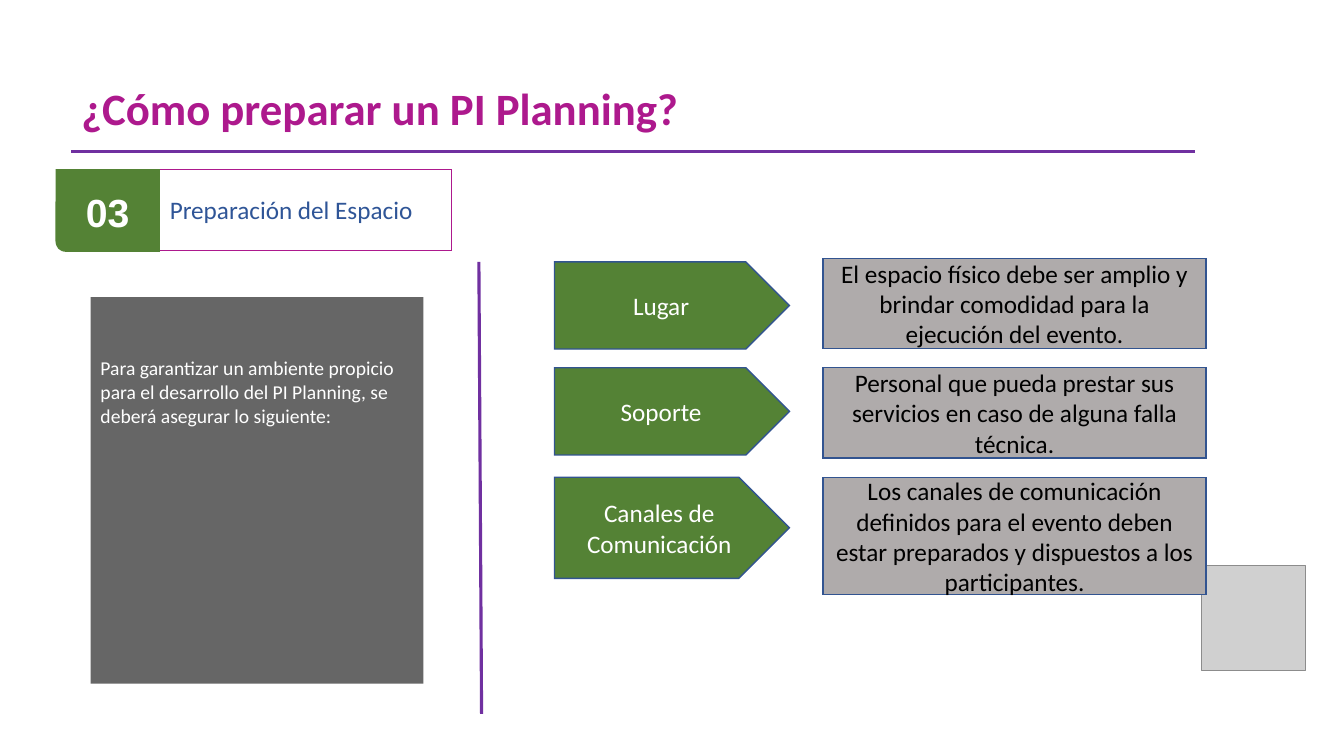
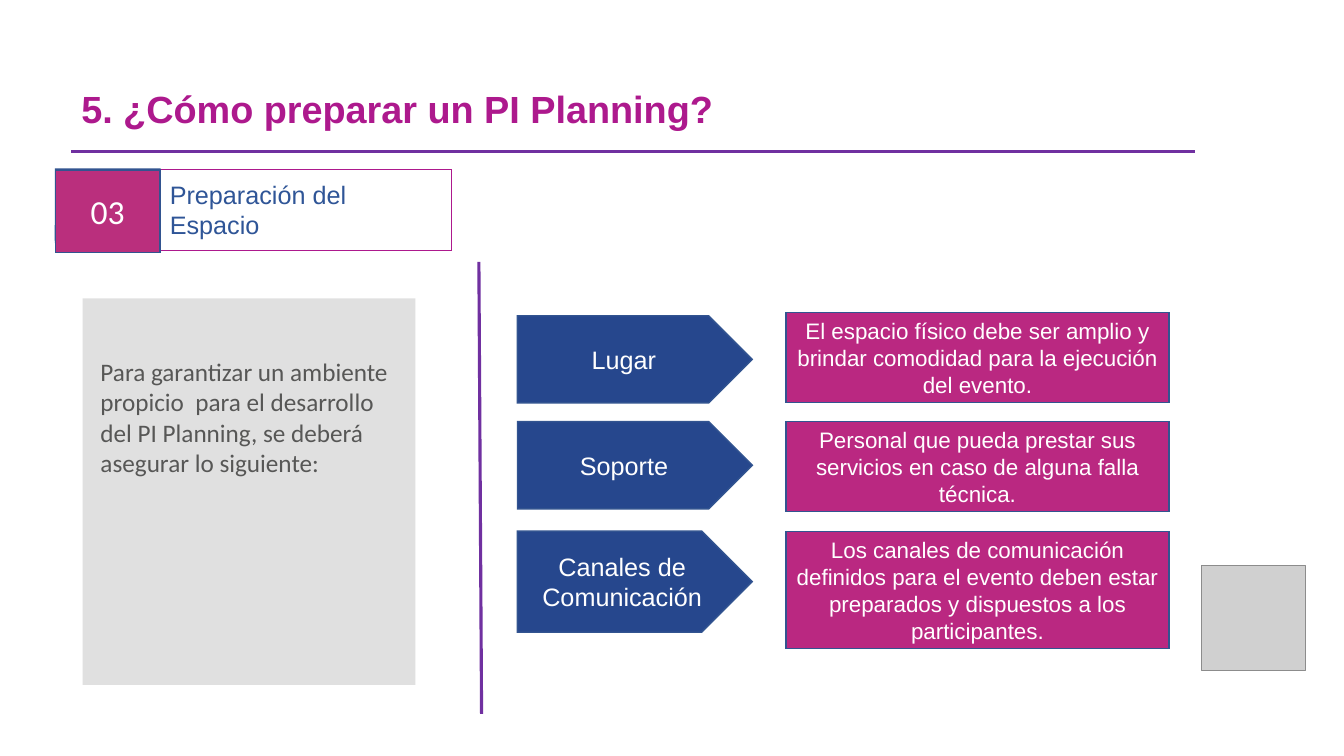
Before and after one commit to omesan/Agile, a slide deck: slide 8 of Stefanini/Stefanini.Clientes/Stefanini.Cliente.Experian/Guia PIPlanning _ExperianV1.0 (002) (003)_REV SH (01).pptx (slide 11 before the commit). Drawn at 1344x756 pixels with LibreOffice and Linux fonts; fonts in the diff are those of the drawing; grey boxes stand for pictures; background and template pictures are left out. Boxes give left, top, right and bottom in pixels: in the first picture for what was removed or moved away, otherwise in the second. Text is boxed around its words. In the diff, an @@ line names an element or a change of style, - is before the commit and + after.

```diff
--- a/Stefanini/Stefanini.Clientes/Stefanini.Cliente.Experian/Guia PIPlanning _ExperianV1.0 (002) (003)_REV SH (01).pptx
+++ b/Stefanini/Stefanini.Clientes/Stefanini.Cliente.Experian/Guia PIPlanning _ExperianV1.0 (002) (003)_REV SH (01).pptx
@@ title at (81, 95, 712, 130): text changed; size 32 to 27 pt; font Calibri to Arial @@
-¿Cómo preparar un PI Planning?
+5. ¿Cómo preparar un PI Planning?
@@ rectangle "03": place and size @@
-rectangle "03" at (86, 199, 130, 228)
+rectangle "03" at (55, 170, 160, 253)
@@ rectangle "03" at (55, 170, 160, 253): size 28 to 24 pt, font Arial to Calibri, bold off; fill none to #BA2F7D; outline none to #325491 1 pt @@
@@ freeform shape at (55, 169, 160, 252): fill #548235 to #BA2F7D; outline none to #325491 1 pt @@
@@ rectangle "Preparación del Espacio" at (160, 169, 452, 251): font Calibri to Arial @@
@@ rectangle: place and size @@
-rectangle at (91, 297, 423, 684)
+rectangle at (83, 298, 415, 685)
@@ rectangle at (83, 298, 415, 685): fill #404040 at 80% opacity to #D9D9D9 at 80% opacity @@
@@ 3 pentagon arrows, 3 rectangles: place and size @@
-3 pentagon arrows, 3 rectangles at (555, 258, 1207, 595)
+3 pentagon arrows, 3 rectangles at (517, 313, 1170, 648)
@@ size 18 to 16 pt, font Calibri to Arial, text colour #000000 to #FFFFFF; fill #AFABAB to #BA2881 in 3 elements at (786, 421, 1170, 511), (786, 531, 1170, 648), (786, 313, 1170, 402) @@
@@ text "Para garantizar un ambiente propicio ..." at (100, 363, 387, 477): size 14 to 18 pt, text colour #FFFFFF to #575756 @@
@@ font Calibri to Arial; fill #548235 to #26478D in 3 elements at (517, 316, 752, 402), (517, 421, 752, 508), (517, 531, 752, 632) @@
```
Also in this commit, not shown: 16 other slides changed, 4 slides added, 4 slides removed, 1 other file.
